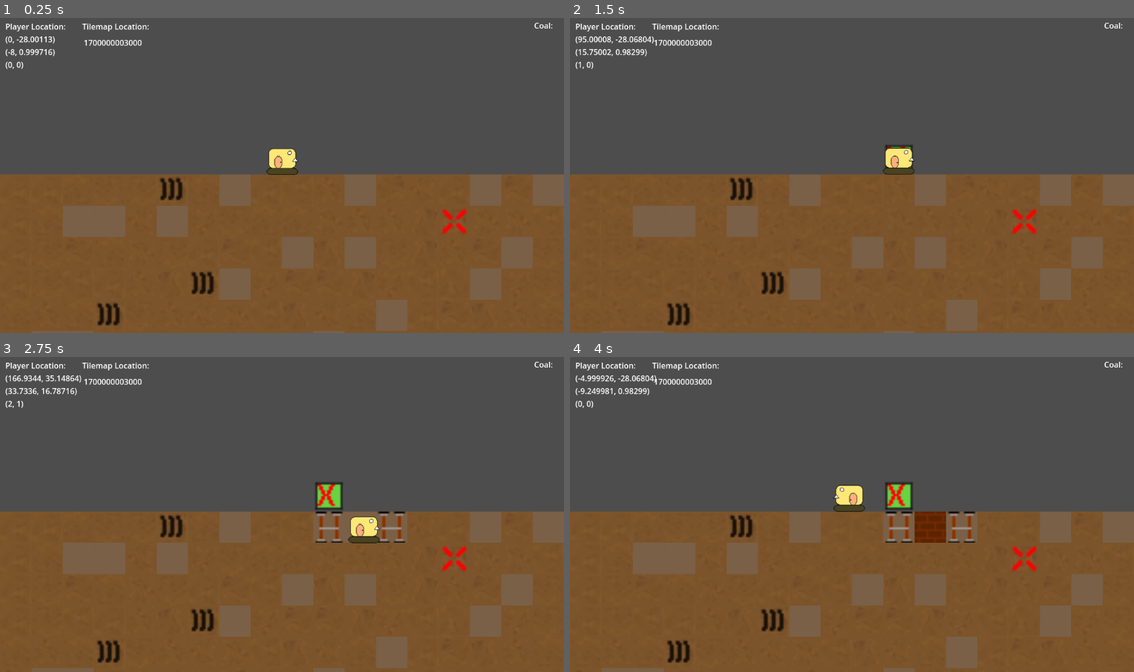
Above: before the commit, frames 1-4 (two rows, left to right).
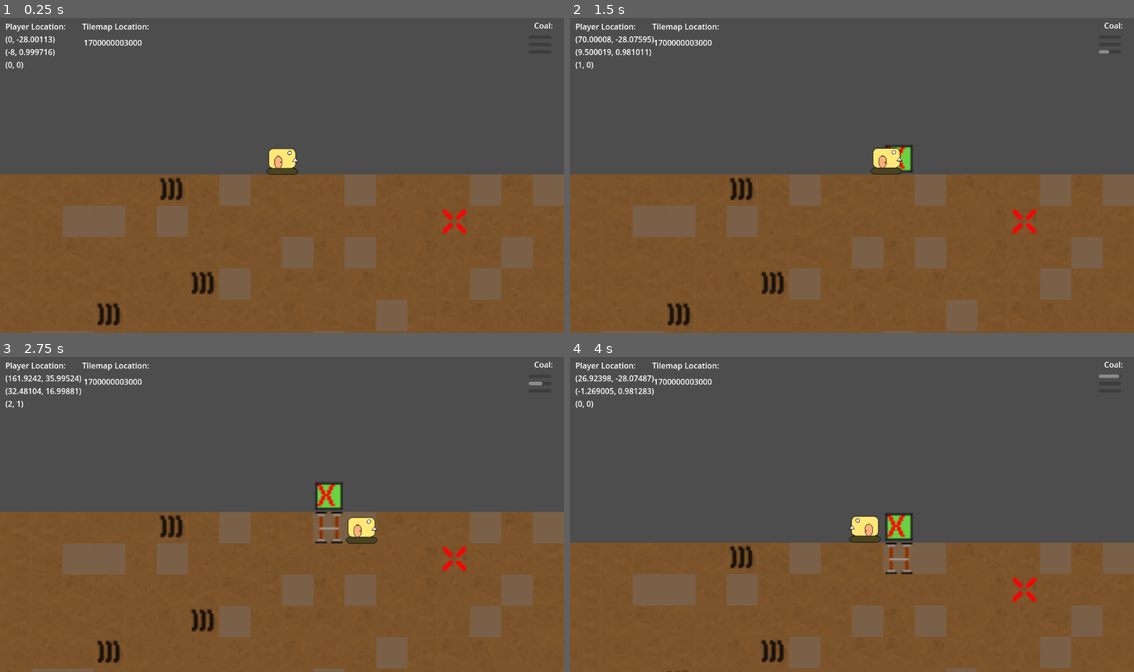
Above: after the commit, the same moments.

Repository: TrakeMuldoon/GodotMineTower
Game: Godot game, scene res://World/world.tscn
The game is run twice, just before and just after one commit, with the same random seed, the same clock (stepped at 60 frames per second) and the same inputs.
Inputs:
- Up to frame 1 (0.25 s): no input
- Up to frame 2 (1.5 s): hold D (go_right) 0.53-1.28 s; hold R (Return) 0.53-1.28 s; hold S (go_down) from 1.28 s (still down); tap X (Mark) at 1.35 s
- Up to frame 3 (2.75 s): tap R (Return) at 1.55, 2.3 s; release S (go_down) at 2.03 s; hold D (go_right) from 2.03 s (still down); hold M (Mine) from 2.03 s (still down)
- Up to frame 4 (4 s): release D (go_right) at 2.78 s; release M (Mine) at 2.78 s; hold Up (go_up) 2.78-3.53 s; tap R (Return) at 2.85 s; hold A (go_left) from 3.53 s (still down); hold R (Return) from 3.53 s (still down); tap Z (Wall) at 3.6 s

The runs differ from the first frame. In frame 2, 0.6% of the frame differs, in the area x 1-96%, y 5-50%; in frame 3, 0.9%; in frame 4, 24%, in the area x 0-100%, y 5-100%.

Commit message:
Added progres bars

Diff:
--- a/ActionTimer.gd
+++ b/ActionTimer.gd
@@ -1,16 +1,26 @@
 class_name ActionTimer extends Resource
 
 var checker = {}
+var default_timeout = 25
 
-func ExecOnElapsed(label, timeout, eval_func):
+func _init(timeout:int = 25):
+	default_timeout = timeout
+
+func ExecOnElapsed(label, eval_func, timeout=default_timeout):
 	if CounterElapsed(label, timeout):
 		Reset(label)
 		eval_func.call()
 	else:
 		Increment(label)
 
-func CounterElapsed(label, timeout):
+func CounterElapsed(label, timeout=default_timeout):
 	return label in checker and checker[label] > timeout
+
+func GetProgress(label, timeout=default_timeout):
+	if label in checker:
+		return float(checker[label]) / timeout
+	else:
+		return 0
 
 func Increment(label):
 	if label in checker:
--- a/Characters/tank_character.gd
+++ b/Characters/tank_character.gd
@@ -18,16 +18,16 @@
 
 #var drill_down_counter = 0
 #var drill_side_counter = 0
-var action_timer = ActionTimer.new()
+var ACTION_TIMER = Globals.ACTION_TIMER
 
 func ResetLocation():
 	position = Vector2.ZERO
 
 func _physics_process(delta):
 	if Input.is_action_pressed("Return"):
-		action_timer.ExecOnElapsed("Reset", 25, ResetLocation)
+		ACTION_TIMER.ExecOnElapsed("Reset", ResetLocation)
 	else:
-		action_timer.Reset("Reset")
+		ACTION_TIMER.Reset("Reset")
 
 	if Input.is_action_just_pressed("Mark"):
 		var cell = Get_My_Cell()
@@ -50,9 +50,9 @@
 			velocity.y = Jump_Velocity
 
 	if Input.is_action_pressed("go_down") and is_on_floor():
-		action_timer.ExecOnElapsed("DrillDown", 25, Drill_Down)
+		ACTION_TIMER.ExecOnElapsed("DrillDown", Drill_Down)
 	else:
-		action_timer.Reset("DrillDown")
+		ACTION_TIMER.Reset("DrillDown")
 
 	# Get the input direction and handle the movement/deceleration.
 	# As good practice, you should replace UI actions with custom gameplay actions.
@@ -60,13 +60,13 @@
 
 	if direction:
 		if is_on_wall() and is_on_floor():
-			if action_timer.CounterElapsed("DrillSide", 25):
+			if ACTION_TIMER.CounterElapsed("DrillSide"):
 				Drill_Side(direction)
-				action_timer.Reset("DrillSide")
+				ACTION_TIMER.Reset("DrillSide")
 			else:
-				action_timer.Increment("DrillSide")
+				ACTION_TIMER.Increment("DrillSide")
 		else:
-			action_timer.Reset("DrillSide")
+			ACTION_TIMER.Reset("DrillSide")
 		velocity.x = direction * Speed
 
 		if velocity.x < 0:
@@ -74,7 +74,7 @@
 		else:
 			$AnimatedSprite2D.flip_h = false
 	else:
-		action_timer.Reset("DrillSide")
+		ACTION_TIMER.Reset("DrillSide")
 		velocity.x = move_toward(velocity.x, 0, Speed)
 
 	move_and_slide()
--- a/Characters/tank_character.tscn
+++ b/Characters/tank_character.tscn
@@ -57,7 +57,7 @@
 sprite_frames = SubResource("SpriteFrames_8i8wp")
 animation = &"idle"
 autoplay = "idle"
-frame_progress = 0.381599
+frame_progress = 0.499502
 
 [node name="CollisionShape2D" type="CollisionShape2D" parent="."]
 rotation = 1.5708
--- a/Globals.gd
+++ b/Globals.gd
@@ -8,3 +8,6 @@
 }
 var WALLS_BUILT = {
 }
+
+var ACTION_TIMEOUT = 30
+var ACTION_TIMER = ActionTimer.new(ACTION_TIMEOUT)
--- a/HUD/hud.gd
+++ b/HUD/hud.gd
@@ -7,9 +7,11 @@
 
 
 # Called every frame. 'delta' is the elapsed time since the previous frame.
+var counter = 0
 func _process(delta):
-	pass
-
+	$DrillDown.value = Globals.ACTION_TIMER.GetProgress("DrillDown") * 100
+	$DrillSide.value = Globals.ACTION_TIMER.GetProgress("DrillSide") * 100
+	$ResetBar.value = Globals.ACTION_TIMER.GetProgress("Reset") * 100
 
 func _on_backup_character_character_moved(pos):
 	var scene = get_tree().get_current_scene()
--- a/HUD/hud.tscn
+++ b/HUD/hud.tscn
@@ -34,3 +34,25 @@
 offset_bottom = 31.0
 text = "Coal:"
 horizontal_alignment = 2
+
+[node name="DrillDown" type="ProgressBar" parent="."]
+offset_left = 1080.0
+offset_top = 70.0
+offset_right = 1126.0
+offset_bottom = 77.0
+show_percentage = false
+
+[node name="DrillSide" type="ProgressBar" parent="."]
+offset_left = 1080.0
+offset_top = 55.0
+offset_right = 1126.0
+offset_bottom = 62.0
+value = 0.8
+show_percentage = false
+
+[node name="ResetBar" type="ProgressBar" parent="."]
+offset_left = 1080.0
+offset_top = 40.0
+offset_right = 1126.0
+offset_bottom = 47.0
+show_percentage = false
Not shown, changed: GameDesign.txt
Not shown, changed: assets/Buildlings.pdn
